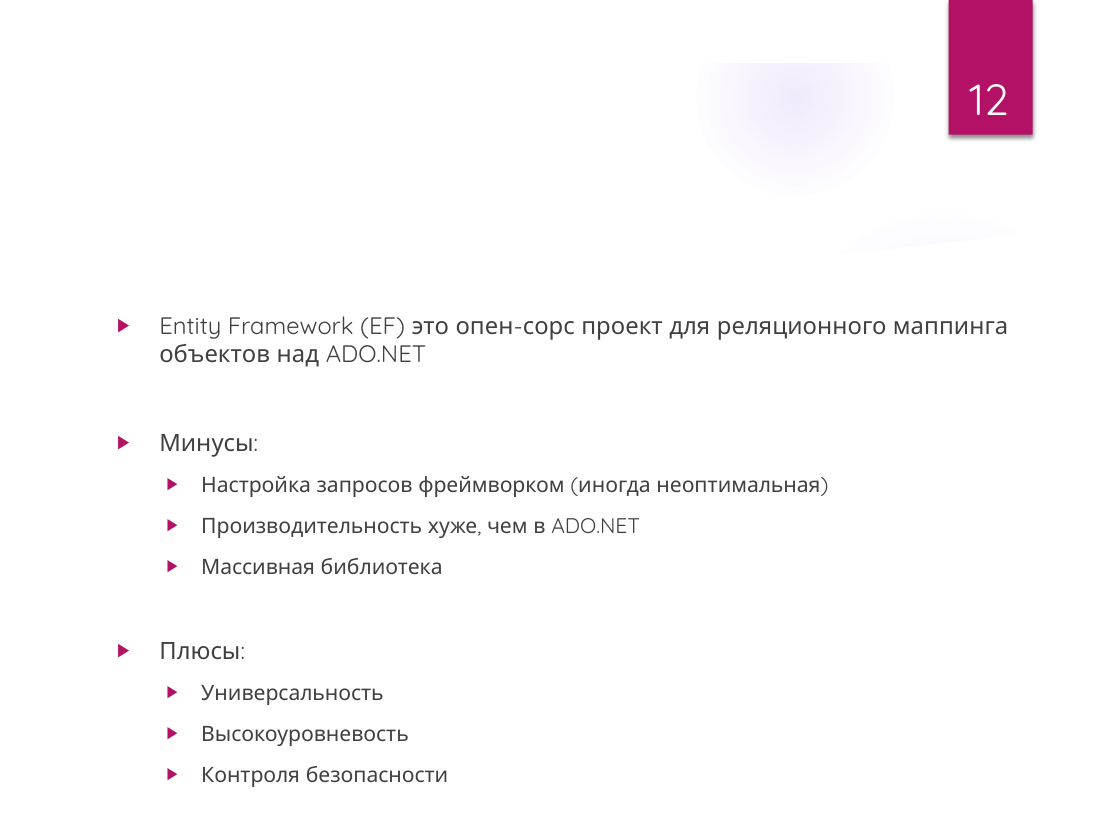
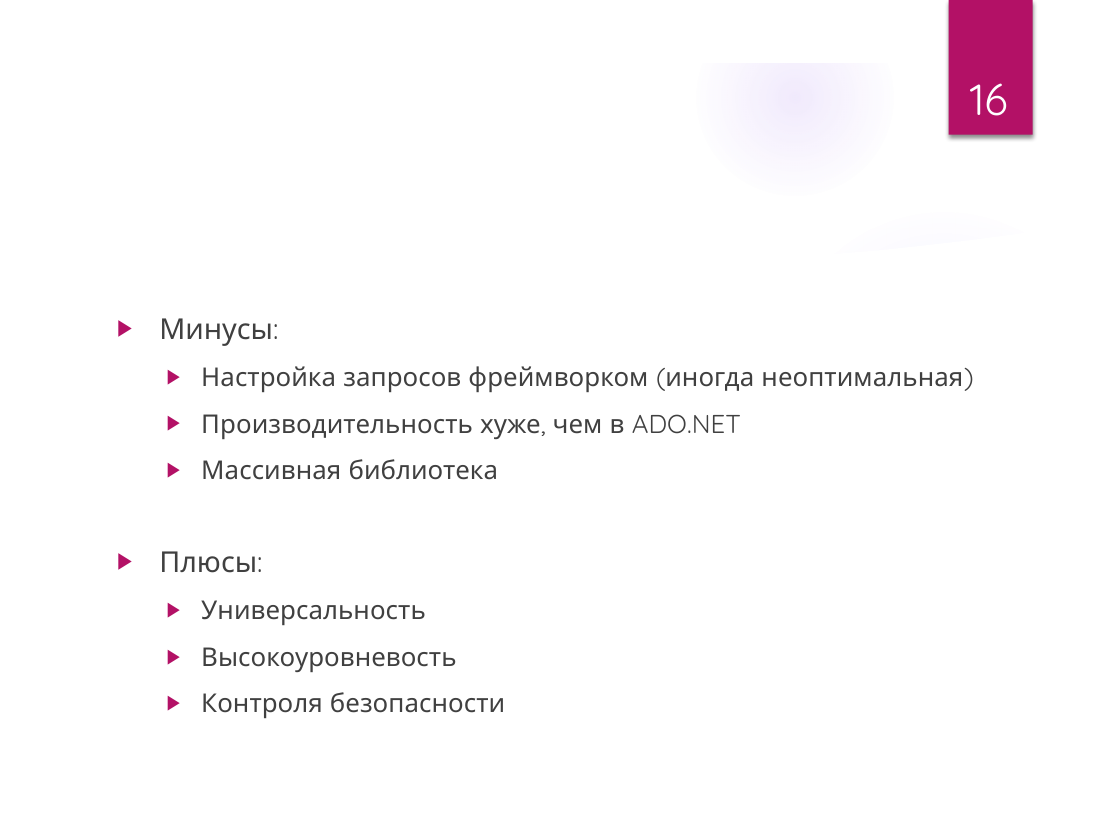
Before and after one commit to Alfredovec/LecturesDotNet, a slide deck: slide 16 of 04Connect.pptx (slide 12 before the commit). Drawn at 1120x840 pixels with LibreOffice and Linux fonts; fonts in the diff are those of the drawing; background and template pictures are left out. Boxes give left, top, right and bottom in pixels: in the first picture for what was removed or moved away, otherwise in the second. Text is boxed around its words. In the diff, an @@ line names an element or a change of style, - is before the commit and + after.

```diff
--- a/04Connect.pptx
+++ b/04Connect.pptx
@@ page number at [970,83,1008,116]: text changed @@
-12
+16
@@ text "Минусы:" at [159,318,963,718]: size 15.3 to 18.5 pt in "Минусы:", "Плюсы:"; size 13.6 to 16.6 pt @@
@@ text at [159,316,1008,367]: paragraph removed @@
-▶ Entity Framework (EF) это опен-сорс проект для реляционного маппинга объектов над ADO.NET
```
Also in this commit, not shown: 5 other slides changed, 9 slides added, 1 slide removed, 9 other files.
